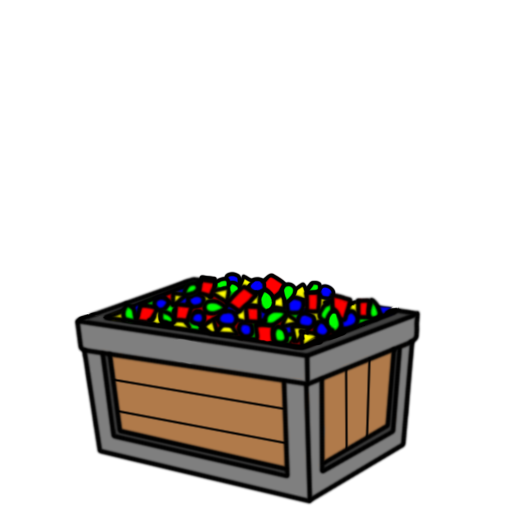
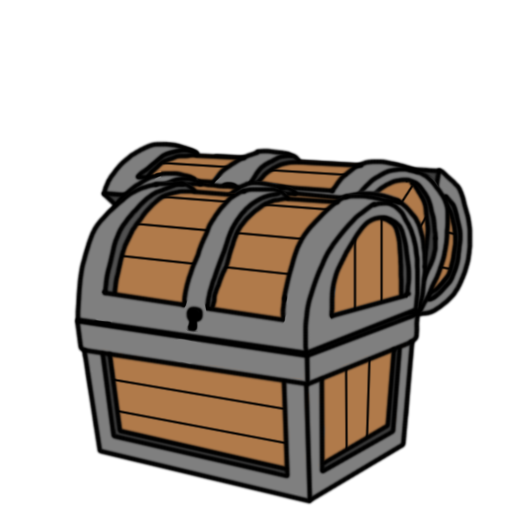
Comparing the layer stacks of the two 512 x 512 images. Changes:
showed group "FrontUp" (1 layers) over [73, 179, 422, 355]
showed "UpperChestInside" (1st of 2) over [92, 169, 430, 319]
showed "Layer 16" over [99, 140, 453, 318]
showed "UpperChestInside" (2nd of 2) over [186, 152, 475, 319]
